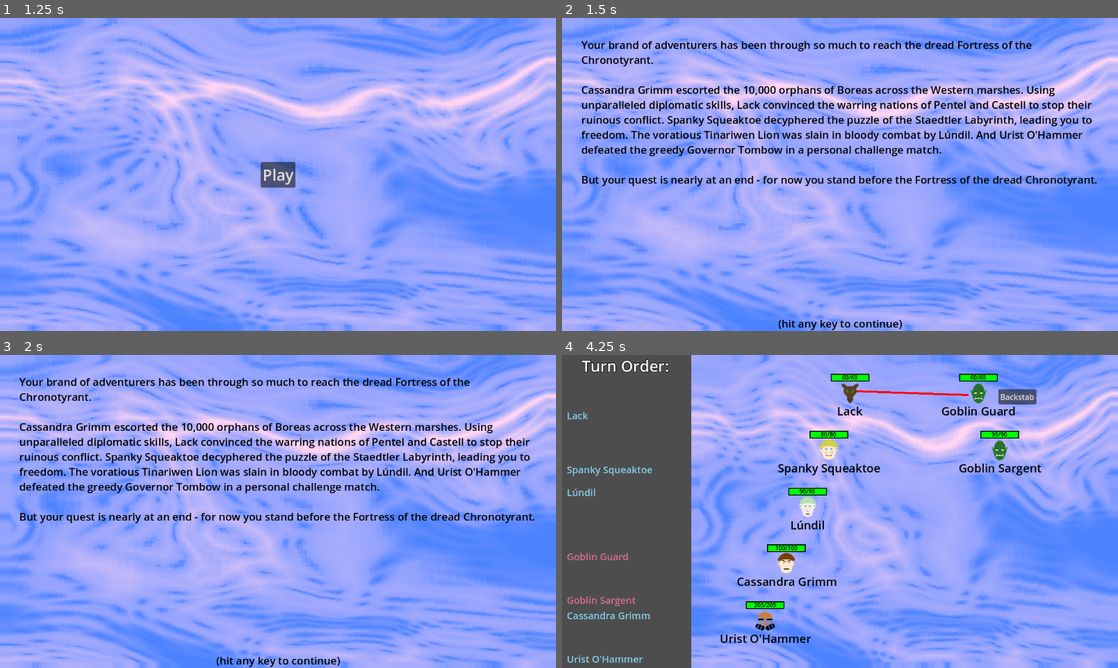
Above: before the commit, frames 1-4 (two rows, left to right).
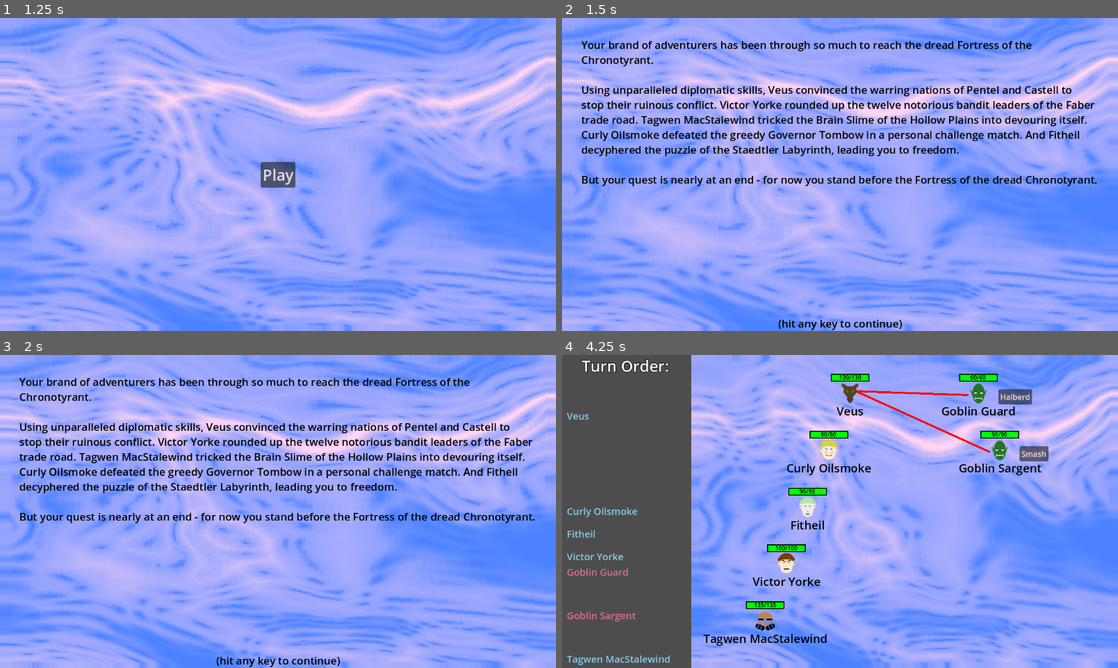
Above: after the commit, the same moments.

Repository: Habidakus/wild-jam-78-erase
Game: Godot game, scene res://Scenes/main.tscn
The game is run twice, just before and just after one commit, with the same random seed, the same clock (stepped at 60 frames per second) and the same inputs. The engine's default icon, where the game draws it, is replaced by a stand-in: a white triangle on a blue panel in a dark square.
Inputs (mouse positions are in pixels of both pictures, inside the frame that each line leads up to):
- Up to frame 1 (1.25 s): tap Enter at 0.5 s; move the mouse to (400, 158) at 0.52 s; click (400, 158) at 0.67 s
- Up to frame 2 (1.5 s): click "Play" at 1.25 s
- Up to frame 3 (2 s): no input
- Up to frame 4 (4.25 s): tap Enter at 2, 3.5 s; move the mouse to (728, 527) at 2.02 s; click (728, 527) at 2.17 s; move the mouse to (895, 442) at 2.77 s; click (895, 442) at 2.92 s; move the mouse to (812, 574) at 3.52 s; click (812, 574) at 3.67 s

Frame 1 is identical in both runs. In frame 2, 6.8% of the frame differs, in the area x 3-96%, y 21-45%; in frame 3, 6.8%; in frame 4, 3.2%.

Commit message:
Fixed chronotyrant selection skill displays, fixed revisiting the path graph

Diff:
--- a/Scenes/main.tscn
+++ b/Scenes/main.tscn
@@ -479,7 +479,6 @@
 script = ExtResource("9_8hvbj")
 
 [node name="BossBattle" type="Control" parent="OverStateMachine/Game/GameStateMachine"]
-visible = false
 layout_mode = 3
 anchors_preset = 15
 anchor_right = 1.0
@@ -573,6 +572,20 @@
 size_flags_horizontal = 4
 size_flags_vertical = 3
 columns = 2
+
+[node name="Button" type="Button" parent="OverStateMachine/Game/GameStateMachine/BossBattle/Panel/MarginContainer/Choice/VBoxContainer/HeroBox"]
+layout_mode = 2
+text = "asdfadsf"
+
+[node name="RichTextLabel" type="RichTextLabel" parent="OverStateMachine/Game/GameStateMachine/BossBattle/Panel/MarginContainer/Choice/VBoxContainer/HeroBox"]
+custom_minimum_size = Vector2(200, 0)
+layout_mode = 2
+size_flags_horizontal = 3
+theme_override_colors/default_color = Color(0, 0, 0, 1)
+text = "This is skill one
+and this is skill two
+and this is skill three"
+fit_content = true
 
 [node name="Label" type="Label" parent="OverStateMachine/Game/GameStateMachine/BossBattle"]
 layout_mode = 0
@@ -597,6 +610,7 @@
 script = ExtResource("4_jdfnt")
 
 [node name="Testing_PrepElo" type="Control" parent="OverStateMachine/Game/GameStateMachine"]
+visible = false
 layout_mode = 3
 anchors_preset = 0
 offset_right = 40.0
@@ -604,6 +618,7 @@
 script = ExtResource("14_fk8kq")
 
 [node name="Testing_ProcessFight" type="Control" parent="OverStateMachine/Game/GameStateMachine"]
+visible = false
 layout_mode = 3
 anchors_preset = 0
 offset_right = 40.0
--- a/Scripts/game.gd
+++ b/Scripts/game.gd
@@ -9,7 +9,7 @@
 var game_state : EGameState = null
 
 const calculation_depth : int = 7 # This is how many look aheads the min-max engine computes
-const path_depth : int = 3 # 6 This is how many encounters before the chronotyrant
+const path_depth : int = 4 # 6 This is how many encounters before the chronotyrant
 const path_width : int = 4
 
 # Called when the node enters the scene tree for the first time.
@@ -72,6 +72,7 @@
 func perform_post_loop_heals() -> void:
 	for i in range(0, heroes.size()):
 		heroes[i].current_health = heroes[i].max_health
+	path_state_machine_state.reset_node_colors()
 
 func initialize_foes() -> void:
 	foes.clear()
--- a/Scripts/gamestate_bossbattle.gd
+++ b/Scripts/gamestate_bossbattle.gd
@@ -35,11 +35,12 @@
 		button.tooltip_text = hero.create_tooltip()
 		hero_box.add_child(button)
 		button.pressed.connect(Callable(game, "destroy_hero").bind(hero))
-		var label : Label = Label.new()
+		var label : RichTextLabel = RichTextLabel.new()
 		label.text = hero.describe_learned_skills()
-		label.add_theme_color_override("font_color", Color.BLACK)
-		label.horizontal_alignment = HORIZONTAL_ALIGNMENT_LEFT
-		label.vertical_alignment = VERTICAL_ALIGNMENT_CENTER
+		label.add_theme_color_override("default_color", Color.BLACK)
+		label.custom_minimum_size = Vector2(200, 0)
+		label.size_flags_horizontal = Control.SIZE_EXPAND_FILL
+		label.fit_content = true
 		hero_box.add_child(label)
 
 func _input(event : InputEvent) -> void:
--- a/Scripts/gamestate_pathselection.gd
+++ b/Scripts/gamestate_pathselection.gd
@@ -6,17 +6,25 @@
 const color_past_path : Color = Color(Color.DARK_GREEN, 0.33)
 const color_mouse_node : Color = Color(Color.GREEN_YELLOW, 0.33)
 
+const path_graphic_scene : Resource = preload("res://Scenes/path_encounter.tscn")
+
+var graphic_nodes : Dictionary # <PathEncounterStat, Control>
+var draw_lines : Array
 var game : Game = null
-const path_graphic_scene : Resource = preload("res://Scenes/path_encounter.tscn")
 
 func init(_game : Game, rnd : RandomNumberGenerator) -> void:
 	game = _game
 	game.initialize_path(rnd)
 
-var draw_lines : Array
+func reset_node_colors() -> void:
+	for pes : PathEncounterStat in graphic_nodes:
+		var graphic : Control = graphic_nodes[pes]
+		var poly : Polygon2D = graphic.find_child("Polygon2D") as Polygon2D
+		poly.color = color_live_node
 
 func enter_state() -> void:
 	super.enter_state()
+	draw_lines.clear()
 	for path_encounter_stat : PathEncounterStat in game.game_path:
 		if path_encounter_stat == game.current_path_encounter_stat:
 			var graphic : Control = graphic_nodes[path_encounter_stat]
@@ -73,7 +81,6 @@
 			_:
 				assert(false)
 
-var graphic_nodes : Dictionary # <PathEncounterStat, Control>
 func place_paths() -> void:
 	for path_encounter_stat : PathEncounterStat in game.game_path:
 		var graphic : Control = path_graphic_scene.instantiate()
--- a/Scripts/unit_stats.gd
+++ b/Scripts/unit_stats.gd
@@ -313,7 +313,7 @@
 	if skills.is_empty():
 		return ret_val
 	for skill : SkillStats in skills:
-		if ret_val.is_empty():
+		if !ret_val.is_empty():
 			ret_val += "\n"
 		ret_val += skill.describe_skill()
 	return ret_val
Not shown, changed: todo.txt
